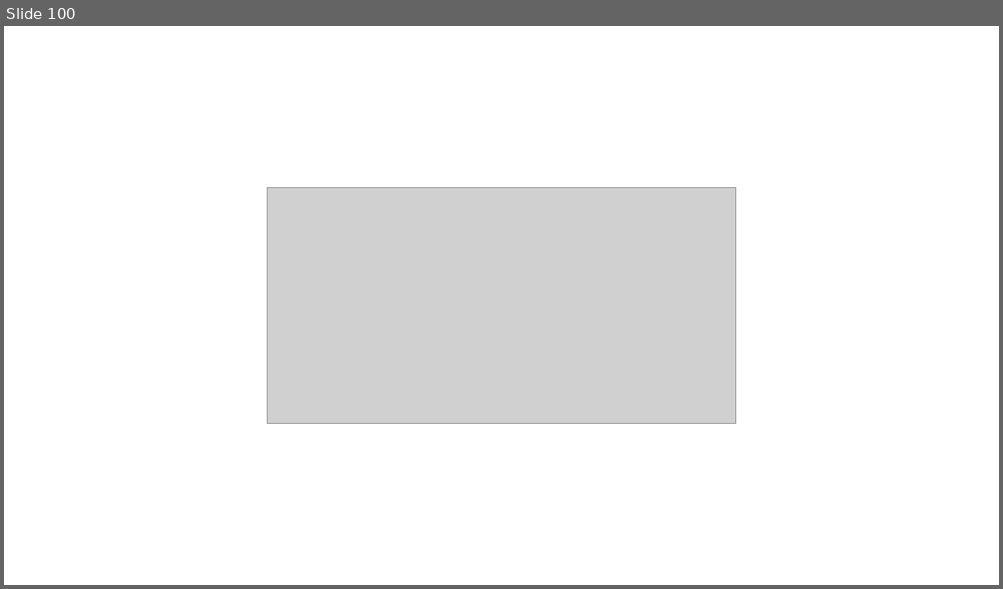
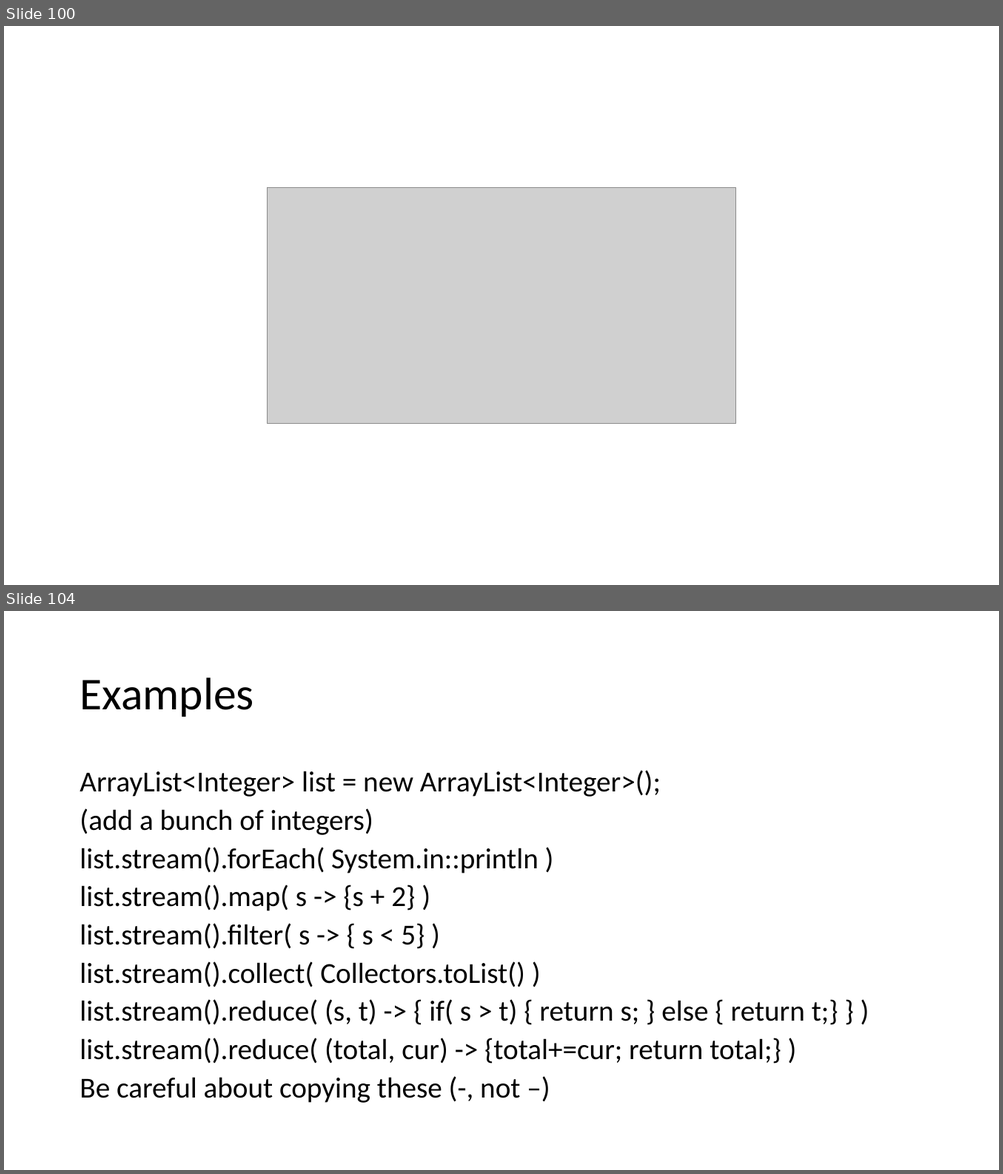
Before and after one commit to skalakm/232, a slide deck: notes.pptx. Shown one above the other, each under a label of ours: slide 100 before the commit, slides 100 and 104 after it; the slides between them are not shown. The pictures are 1003x589 and 1003x1174 pixels, drawn with LibreOffice and Linux fonts; fonts in the diff are those of the drawing; grey boxes stand for pictures. Boxes give left, top, right and bottom in pixels: in the first picture for what was removed or moved away, otherwise in the second. Text is boxed around its words. In the diff, an @@ line names an element or a change of style, - is before the commit and + after.

```diff
--- a/notes.pptx
+++ b/notes.pptx
@@ slide 104 added at [4, 611, 999, 1170], background #FFFFFF @@
@@ title added at [79, 678, 253, 717], 44 pt, text #000000 @@
+Examples
@@ text added at [79, 770, 838, 1103], 28 pt, text #000000 @@
+ArrayList<Integer> list = new ArrayList<Integer>();
+(add a bunch of integers)
+list.stream().forEach( System.in::println )
+list.stream().map( s -> {s + 2} )
+list.stream().filter( s -> { s < 5} )
+list.stream().collect( Collectors.toList() )
+list.stream().reduce( (s, t) -> { if( s > t) { return s; } else { return t;} } )
+list.stream().reduce( (total, cur) -> {total+=cur; return total;} )
+Be careful about copying these (-, not –)
```
Also in this commit, not shown: 4 other slides added.
